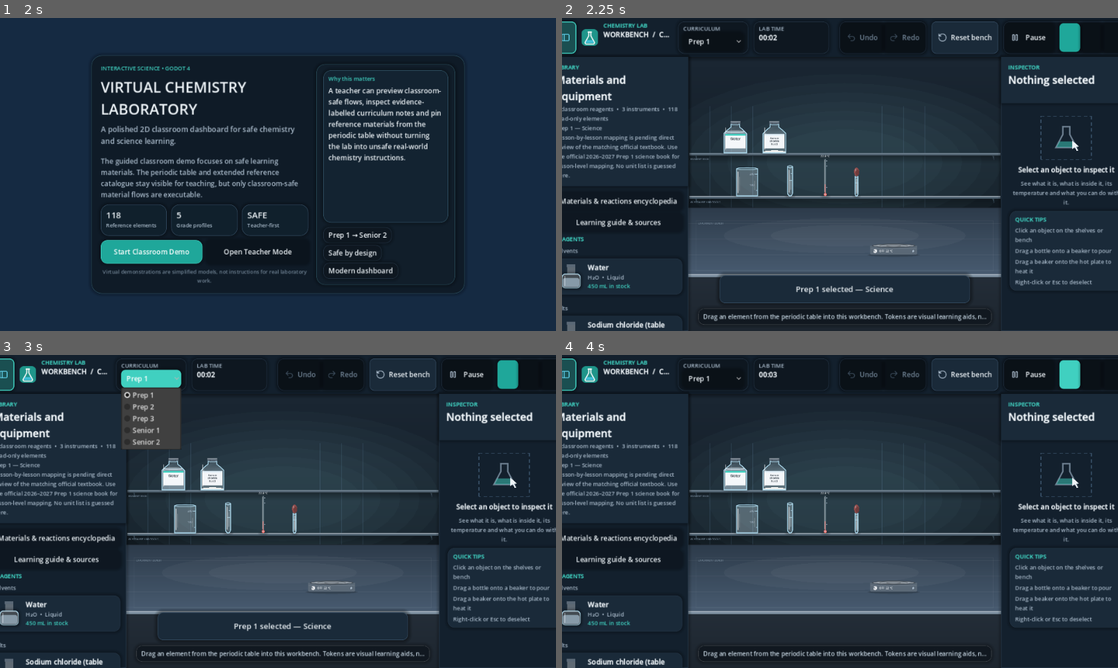
Above: before the commit, frames 1-4 (two rows, left to right).
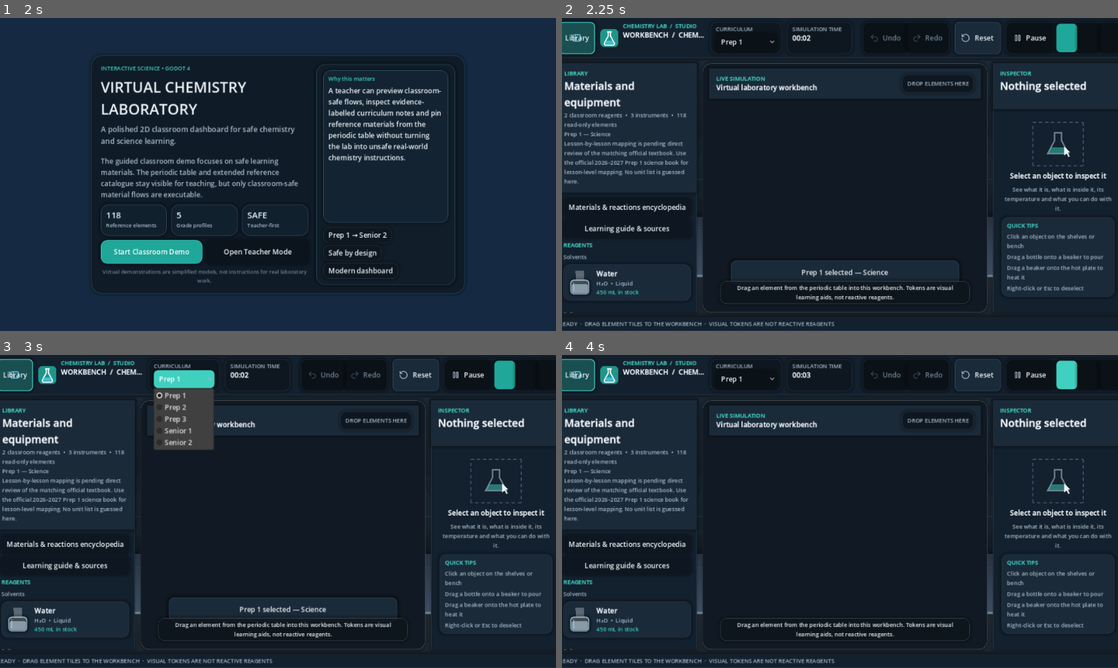
Above: after the commit, the same moments.

Repository: KareemMohammadeen/chemistry-lab-2d
Game: Godot game, scene res://scenes/main.tscn
Two runs of this game, one before a commit and one after it. Both use one fixed random seed, a clock stepped at 60 frames per second and the inputs below.
Inputs (mouse positions are in pixels of both pictures, inside the frame that each line leads up to; where the layout moved, square brackets give the same spot in the first picture):
- Up to frame 1 (2 s): click (16, 36) [5, 36] at 0.5 s; click "Reset bench" (after the commit: "Reset") at 1.25 s
- Up to frame 2 (2.25 s): click "Start Classroom Demo" at 2 s
- Up to frame 3 (3 s): click "Prep 1" at 2.75 s
- Up to frame 4 (4 s): click (1067, 373) at 3.52 s

Frame 1 is identical in both runs. In frame 2, 39% of the frame differs, in the area x 0-100%, y 1-100%; in frame 3, 42%; in frame 4, 38%.

Commit message:
Rebuild workbench scene layout

Diff:
--- a/scenes/ui/lab_interface.tscn
+++ b/scenes/ui/lab_interface.tscn
@@ -1,8 +1,9 @@
-[gd_scene load_steps=4 format=3]
+[gd_scene load_steps=5 format=3]
 
 [ext_resource type="Script" path="res://scripts/ui/lab_interface.gd" id="1"]
-[ext_resource type="PackedScene" path="res://scenes/ui/inspector_panel.tscn" id="2"]
-[ext_resource type="PackedScene" path="res://scenes/ui/library_panel.tscn" id="3"]
+[ext_resource type="Script" path="res://scripts/ui/lab_drop_zone.gd" id="2"]
+[ext_resource type="PackedScene" path="res://scenes/ui/inspector_panel.tscn" id="3"]
+[ext_resource type="PackedScene" path="res://scenes/ui/library_panel.tscn" id="4"]
 
 [node name="LabInterface" type="Control" node_paths=PackedStringArray("top_bar", "title_label", "time_label", "undo_button", "redo_button", "reset_button", "pause_button", "speed_box", "library_toggle", "grade_selector", "logo", "library", "inspector", "stage_slot", "toast_label", "hint_label")]
 layout_mode = 3
@@ -24,11 +25,11 @@
 library_toggle = NodePath("Root/TopBar/Margin/Row/LibraryToggle")
 grade_selector = NodePath("Root/TopBar/Margin/Row/GradeChip/GradeBox/GradeSelector")
 logo = NodePath("Root/TopBar/Margin/Row/Brand/Logo")
-library = NodePath("Root/Body/LibraryPanel")
-inspector = NodePath("Root/Body/InspectorPanel")
-stage_slot = NodePath("Root/Body/StageSlot")
-toast_label = NodePath("Root/Body/StageSlot/ToastLabel")
-hint_label = NodePath("Root/Body/StageSlot/HintPanel/HintLabel")
+library = NodePath("Root/MainMargin/MainArea/LibraryPanel")
+inspector = NodePath("Root/MainMargin/MainArea/InspectorPanel")
+stage_slot = NodePath("Root/MainMargin/MainArea/StageFrame/StageColumn/StageSlot")
+toast_label = NodePath("Root/MainMargin/MainArea/StageFrame/StageColumn/StageSlot/ToastLabel")
+hint_label = NodePath("Root/MainMargin/MainArea/StageFrame/StageColumn/StageSlot/HintPanel/HintLabel")
 
 [node name="Root" type="VBoxContainer" parent="."]
 layout_mode = 1
@@ -41,35 +42,35 @@
 theme_override_constants/separation = 0
 
 [node name="TopBar" type="PanelContainer" parent="Root"]
-custom_minimum_size = Vector2(0, 68)
+custom_minimum_size = Vector2(0, 76)
 layout_mode = 2
 theme_type_variation = &"TopBarPanel"
 
 [node name="Margin" type="MarginContainer" parent="Root/TopBar"]
 layout_mode = 2
-theme_override_constants/margin_left = 14
-theme_override_constants/margin_top = 8
-theme_override_constants/margin_right = 14
-theme_override_constants/margin_bottom = 8
+theme_override_constants/margin_left = 18
+theme_override_constants/margin_top = 9
+theme_override_constants/margin_right = 18
+theme_override_constants/margin_bottom = 9
 
 [node name="Row" type="HBoxContainer" parent="Root/TopBar/Margin"]
 layout_mode = 2
 theme_override_constants/separation = 12
 
 [node name="LibraryToggle" type="Button" parent="Root/TopBar/Margin/Row"]
-custom_minimum_size = Vector2(46, 46)
-layout_mode = 2
-tooltip_text = "Show or hide the materials and equipment library"
+custom_minimum_size = Vector2(82, 44)
+layout_mode = 2
 toggle_mode = true
 button_pressed = true
+text = "Library"
 icon_alignment = 1
 
 [node name="Brand" type="HBoxContainer" parent="Root/TopBar/Margin/Row"]
 layout_mode = 2
-theme_override_constants/separation = 12
+theme_override_constants/separation = 10
 
 [node name="Logo" type="TextureRect" parent="Root/TopBar/Margin/Row/Brand"]
-custom_minimum_size = Vector2(38, 38)
+custom_minimum_size = Vector2(42, 42)
 layout_mode = 2
 size_flags_vertical = 4
 expand_mode = 1
@@ -82,15 +83,14 @@
 [node name="AppLabel" type="Label" parent="Root/TopBar/Margin/Row/Brand/TitleBox"]
 layout_mode = 2
 theme_type_variation = &"HeadingLabel"
-text = "CHEMISTRY LAB"
+text = "CHEMISTRY LAB  /  STUDIO"
 
 [node name="TitleLabel" type="Label" parent="Root/TopBar/Margin/Row/Brand/TitleBox"]
-custom_minimum_size = Vector2(160, 0)
+custom_minimum_size = Vector2(190, 0)
 layout_mode = 2
 theme_type_variation = &"StrongLabel"
-text = "Experiment"
+text = "WORKBENCH"
 text_overrun_behavior = 3
-
 
 [node name="GradeChip" type="PanelContainer" parent="Root/TopBar/Margin/Row"]
 layout_mode = 2
@@ -106,10 +106,10 @@
 text = "CURRICULUM"
 
 [node name="GradeSelector" type="OptionButton" parent="Root/TopBar/Margin/Row/GradeChip/GradeBox"]
-custom_minimum_size = Vector2(138, 34)
+custom_minimum_size = Vector2(140, 36)
 layout_mode = 2
 theme_type_variation = &"ToolButton"
-tooltip_text = "Select the school year. The current curriculum mapping status is shown in the Library."
+tooltip_text = "Select the school year and curriculum preview."
 
 [node name="TimeChip" type="PanelContainer" parent="Root/TopBar/Margin/Row"]
 layout_mode = 2
@@ -122,10 +122,10 @@
 [node name="TimeCaption" type="Label" parent="Root/TopBar/Margin/Row/TimeChip/TimeBox"]
 layout_mode = 2
 theme_type_variation = &"CaptionLabel"
-text = "LAB TIME"
+text = "SIMULATION TIME"
 
 [node name="TimeLabel" type="Label" parent="Root/TopBar/Margin/Row/TimeChip/TimeBox"]
-custom_minimum_size = Vector2(150, 0)
+custom_minimum_size = Vector2(126, 0)
 layout_mode = 2
 theme_type_variation = &"StrongLabel"
 text = "00:00"
@@ -144,24 +144,24 @@
 theme_override_constants/separation = 2
 
 [node name="UndoButton" type="Button" parent="Root/TopBar/Margin/Row/HistoryGroup/Buttons"]
-custom_minimum_size = Vector2(0, 40)
-layout_mode = 2
-tooltip_text = "Undo the last action (Ctrl+Z)"
+custom_minimum_size = Vector2(58, 40)
+layout_mode = 2
 theme_type_variation = &"ToolButton"
+tooltip_text = "Undo the last simulation action (Ctrl+Z)"
 text = "Undo"
 
 [node name="RedoButton" type="Button" parent="Root/TopBar/Margin/Row/HistoryGroup/Buttons"]
-custom_minimum_size = Vector2(0, 40)
-layout_mode = 2
-tooltip_text = "Redo (Ctrl+Y)"
+custom_minimum_size = Vector2(58, 40)
+layout_mode = 2
 theme_type_variation = &"ToolButton"
+tooltip_text = "Redo the last simulation action (Ctrl+Y)"
 text = "Redo"
 
 [node name="ResetButton" type="Button" parent="Root/TopBar/Margin/Row"]
-custom_minimum_size = Vector2(0, 46)
-layout_mode = 2
-tooltip_text = "Put everything back on the starting shelves"
-text = "Reset bench"
+custom_minimum_size = Vector2(106, 42)
+layout_mode = 2
+tooltip_text = "Restore the initial bench setup"
+text = "Reset"
 
 [node name="SimGroup" type="PanelContainer" parent="Root/TopBar/Margin/Row"]
 layout_mode = 2
@@ -169,14 +169,14 @@
 
 [node name="Buttons" type="HBoxContainer" parent="Root/TopBar/Margin/Row/SimGroup"]
 layout_mode = 2
-theme_override_constants/separation = 6
+theme_override_constants/separation = 5
 
 [node name="PauseButton" type="Button" parent="Root/TopBar/Margin/Row/SimGroup/Buttons"]
-custom_minimum_size = Vector2(112, 40)
-layout_mode = 2
-tooltip_text = "Pause or resume simulated time (Space)"
+custom_minimum_size = Vector2(100, 40)
+layout_mode = 2
 theme_type_variation = &"ToolButton"
 toggle_mode = true
+tooltip_text = "Pause or resume simulated time (Space)"
 text = "Pause"
 
 [node name="Separator" type="VSeparator" parent="Root/TopBar/Margin/Row/SimGroup/Buttons"]
@@ -184,64 +184,136 @@
 
 [node name="SpeedBox" type="HBoxContainer" parent="Root/TopBar/Margin/Row/SimGroup/Buttons"]
 layout_mode = 2
-theme_override_constants/separation = 2
-
-[node name="Body" type="HBoxContainer" parent="Root"]
+theme_override_constants/separation = 1
+
+[node name="MainMargin" type="MarginContainer" parent="Root"]
 layout_mode = 2
 size_flags_vertical = 3
-mouse_filter = 2
-theme_override_constants/separation = 0
-
-[node name="LibraryPanel" parent="Root/Body" instance=ExtResource("3")]
-layout_mode = 2
-
-[node name="StageSlot" type="Control" parent="Root/Body"]
+theme_override_constants/margin_left = 14
+theme_override_constants/margin_top = 12
+theme_override_constants/margin_right = 14
+theme_override_constants/margin_bottom = 10
+
+[node name="MainArea" type="HBoxContainer" parent="Root/MainMargin"]
+layout_mode = 2
+size_flags_vertical = 3
+theme_override_constants/separation = 12
+
+[node name="LibraryPanel" parent="Root/MainMargin/MainArea" instance=ExtResource("4")]
+custom_minimum_size = Vector2(290, 0)
+layout_mode = 2
+
+[node name="StageFrame" type="PanelContainer" parent="Root/MainMargin/MainArea"]
+custom_minimum_size = Vector2(520, 0)
+layout_mode = 2
+size_flags_horizontal = 3
+theme_type_variation = &"DisplayPanel"
+
+[node name="StageColumn" type="VBoxContainer" parent="Root/MainMargin/MainArea/StageFrame"]
+layout_mode = 2
+theme_override_constants/separation = 8
+
+[node name="StageHeader" type="PanelContainer" parent="Root/MainMargin/MainArea/StageFrame/StageColumn"]
+custom_minimum_size = Vector2(0, 52)
+layout_mode = 2
+theme_type_variation = &"HeaderPanel"
+
+[node name="StageHeaderRow" type="HBoxContainer" parent="Root/MainMargin/MainArea/StageFrame/StageColumn/StageHeader"]
+layout_mode = 2
+theme_override_constants/separation = 10
+
+[node name="StageTitleBox" type="VBoxContainer" parent="Root/MainMargin/MainArea/StageFrame/StageColumn/StageHeader/StageHeaderRow"]
+layout_mode = 2
+theme_override_constants/separation = 0
+
+[node name="StageEyebrow" type="Label" parent="Root/MainMargin/MainArea/StageFrame/StageColumn/StageHeader/StageHeaderRow/StageTitleBox"]
+layout_mode = 2
+theme_type_variation = &"HeadingLabel"
+text = "LIVE SIMULATION"
+
+[node name="StageTitle" type="Label" parent="Root/MainMargin/MainArea/StageFrame/StageColumn/StageHeader/StageHeaderRow/StageTitleBox"]
+layout_mode = 2
+theme_type_variation = &"StrongLabel"
+text = "Virtual laboratory workbench"
+
+[node name="HeaderSpacer" type="Control" parent="Root/MainMargin/MainArea/StageFrame/StageColumn/StageHeader/StageHeaderRow"]
+layout_mode = 2
+size_flags_horizontal = 3
+mouse_filter = 2
+
+[node name="DropChip" type="PanelContainer" parent="Root/MainMargin/MainArea/StageFrame/StageColumn/StageHeader/StageHeaderRow"]
+layout_mode = 2
+theme_type_variation = &"ChipPanel"
+
+[node name="DropLabel" type="Label" parent="Root/MainMargin/MainArea/StageFrame/StageColumn/StageHeader/StageHeaderRow/DropChip"]
+layout_mode = 2
+theme_type_variation = &"CaptionLabel"
+text = "DROP ELEMENTS HERE"
+
+[node name="StageSlot" type="Control" parent="Root/MainMargin/MainArea/StageFrame/StageColumn"]
+layout_mode = 2
+size_flags_horizontal = 3
+size_flags_vertical = 3
 clip_contents = true
-layout_mode = 2
-size_flags_horizontal = 3
-mouse_filter = 2
-
-[node name="ToastLabel" type="Label" parent="Root/Body/StageSlot"]
+mouse_filter = 1
+script = ExtResource("2")
+
+[node name="ToastLabel" type="Label" parent="Root/MainMargin/MainArea/StageFrame/StageColumn/StageSlot"]
 visible = false
 layout_mode = 1
 anchors_preset = 7
-anchor_left = 0.1
+anchor_left = 0.08
 anchor_top = 1.0
-anchor_right = 0.9
+anchor_right = 0.92
 anchor_bottom = 1.0
-offset_top = -128.0
-offset_bottom = -64.0
+offset_top = -108.0
+offset_bottom = -52.0
 grow_horizontal = 2
-grow_vertical = 0
-mouse_filter = 2
-theme_override_font_sizes/font_size = 18
+mouse_filter = 2
+theme_override_font_sizes/font_size = 16
 horizontal_alignment = 1
 vertical_alignment = 1
 autowrap_mode = 3
 
-[node name="HintPanel" type="PanelContainer" parent="Root/Body/StageSlot"]
+[node name="HintPanel" type="PanelContainer" parent="Root/MainMargin/MainArea/StageFrame/StageColumn/StageSlot"]
 layout_mode = 1
 anchors_preset = 7
-anchor_left = 0.03
+anchor_left = 0.04
 anchor_top = 1.0
-anchor_right = 0.97
+anchor_right = 0.96
 anchor_bottom = 1.0
-offset_top = -52.0
-offset_bottom = -14.0
+offset_top = -44.0
+offset_bottom = -8.0
 grow_horizontal = 2
-grow_vertical = 0
 mouse_filter = 2
 theme_type_variation = &"HintPanel"
 
-[node name="HintLabel" type="Label" parent="Root/Body/StageSlot/HintPanel"]
-layout_mode = 2
-mouse_filter = 2
-theme_override_colors/font_color = Color(0.78, 0.84, 0.89, 1)
-theme_override_font_sizes/font_size = 14
-text = "Click to inspect  •  Drag a bottle onto a beaker to pour  •  Drag a beaker onto the hot plate  •  Ctrl+Z undo  •  Space pause"
+[node name="HintLabel" type="Label" parent="Root/MainMargin/MainArea/StageFrame/StageColumn/StageSlot/HintPanel"]
+layout_mode = 2
+mouse_filter = 2
+theme_override_font_sizes/font_size = 13
+text = "Drag periodic-table elements here to create visual learning tokens."
 horizontal_alignment = 1
 vertical_alignment = 1
-text_overrun_behavior = 3
-
-[node name="InspectorPanel" parent="Root/Body" instance=ExtResource("2")]
-layout_mode = 2
+autowrap_mode = 3
+
+[node name="InspectorPanel" parent="Root/MainMargin/MainArea" instance=ExtResource("3")]
+custom_minimum_size = Vector2(330, 0)
+layout_mode = 2
+
+[node name="StatusBar" type="PanelContainer" parent="Root"]
+custom_minimum_size = Vector2(0, 32)
+layout_mode = 2
+theme_type_variation = &"TopBarPanel"
+
+[node name="StatusMargin" type="MarginContainer" parent="Root/StatusBar"]
+layout_mode = 2
+theme_override_constants/margin_left = 18
+theme_override_constants/margin_top = 4
+theme_override_constants/margin_right = 18
+theme_override_constants/margin_bottom = 4
+
+[node name="StatusLabel" type="Label" parent="Root/StatusBar/StatusMargin"]
+layout_mode = 2
+theme_type_variation = &"CaptionLabel"
+text = "READY  ·  DRAG ELEMENT TILES TO THE WORKBENCH  ·  VISUAL TOKENS ARE NOT REACTIVE REAGENTS"
